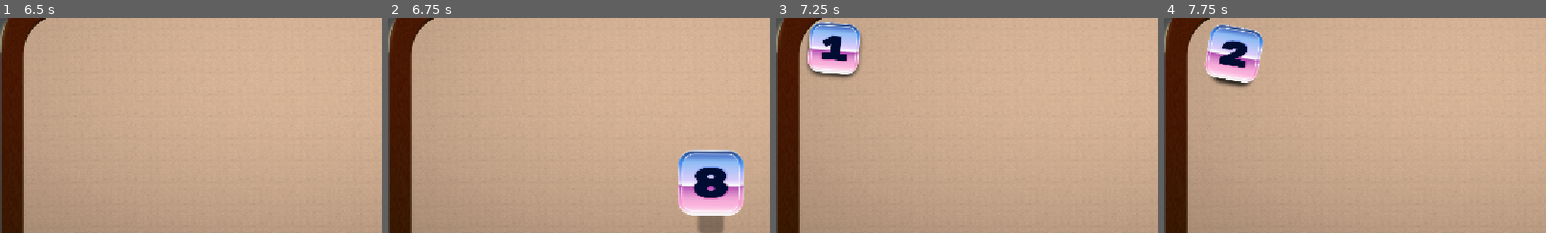
Above: before the commit, frames 1-4 (left to right).
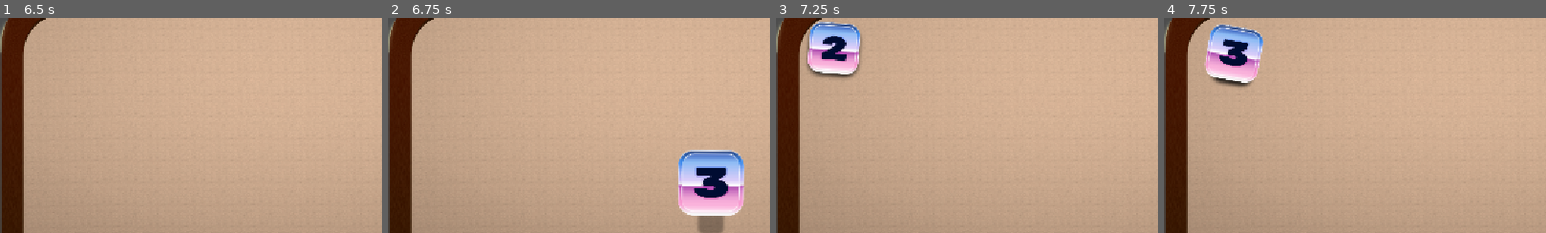
Above: after the commit, the same moments.

Repository: vhoyer/ludum_dare_60
Game: Godot game, scene res://stages/main_menu/main_menu.tscn
The game is run twice, just before and just after one commit, with the same random seed, the same clock (stepped at 60 frames per second) and the same inputs.
Inputs (mouse positions are % of the whole screen's width and height, from its top left):
- Up to frame 1 (6.5 s): click "start! ,)" at 0.5 s; move the mouse to (72, 45) at 1.27 s; hold Right (ui_right) 1.28-2.03 s; tap K every 0.75 s from 1.35 to 5.85 s; click (72, 45) at 1.42 s; move the mouse to (30, 55) at 2.02 s; hold Down (ui_down) 2.03-2.78 s; move the mouse to (60, 28) at 2.77 s; hold Right (ui_right) 2.78-3.53 s; move the mouse to (45, 70) at 3.52 s; hold Up (ui_up) 3.53-4.28 s; click (45, 70) at 3.67 s; move the mouse to (80, 65) at 4.27 s; hold Left (ui_left) 4.28-5.78 s; move the mouse to (20, 35) at 5.02 s; move the mouse to (55, 50) at 5.77 s; hold Down (ui_down) from 5.78 s (still down); click (55, 50) at 5.92 s
- Up to frame 2 (6.75 s): release Down (ui_down) at 6.5 s; click "roll" at 6.5 s
- Up to frame 3 (7.25 s): no input
- Up to frame 4 (7.75 s): move the mouse to (35, 25) at 7.27 s; hold Right (ui_right) from 7.28 s (still down); tap K at 7.35 s
The pictures show only the part of the screen within x 19-69%, y 25-75%; the shares and areas given below are measured in that part.

Frame 1 is identical in both runs. In frame 2, 0.4% of the frame differs, in the area x 80-90%, y 68-83%; in frame 3, 0.2%; in frame 4, 0.4%.

Commit message:
🐛 Fix dices showing numbers dices shouldn't have

Diff:
--- a/components/game_dice/game_dice.gd
+++ b/components/game_dice/game_dice.gd
@@ -129,7 +129,7 @@
 
 func _finish_roll(roll_result: int) -> void:
 	_rolling = false
-	sprite_dice.frame = roll_result
+	sprite_dice.frame = roll_result - 1
 	result = roll_result
 	roll_finished.emit(roll_result)
 
--- a/components/game_dice/game_dice.tscn
+++ b/components/game_dice/game_dice.tscn
@@ -31,8 +31,9 @@
 [node name="DiceSprite" type="Sprite2D" parent="VisualRoot" unique_id=1295971029]
 unique_name_in_owner = true
 texture = ExtResource("3_hpgiv")
-hframes = 11
-frame = 4
+hframes = 6
+region_enabled = true
+region_rect = Rect2(170, 0, 1020, 170)
 
 [node name="CollisionShape2D" type="CollisionShape2D" parent="." unique_id=1753354572]
 unique_name_in_owner = true
